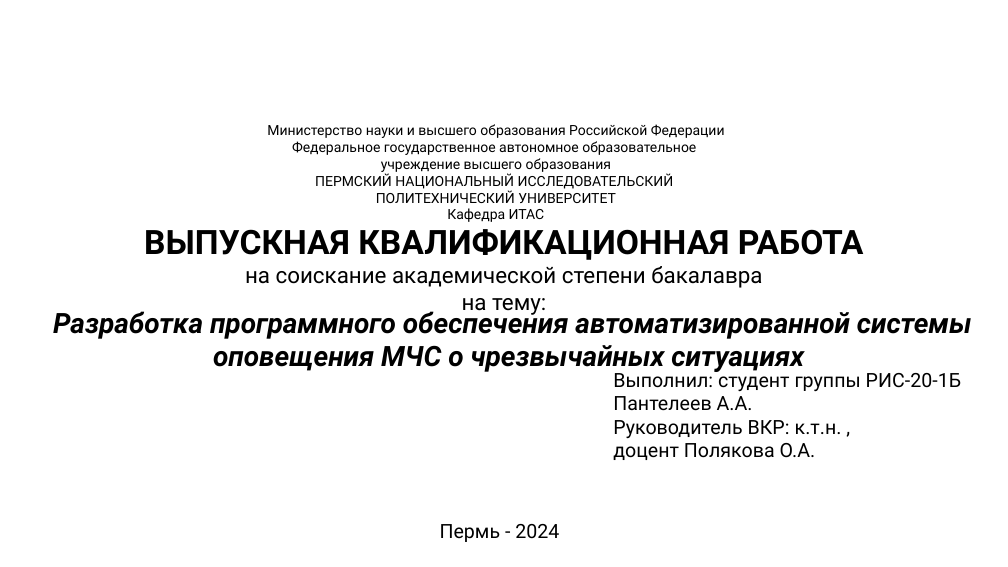
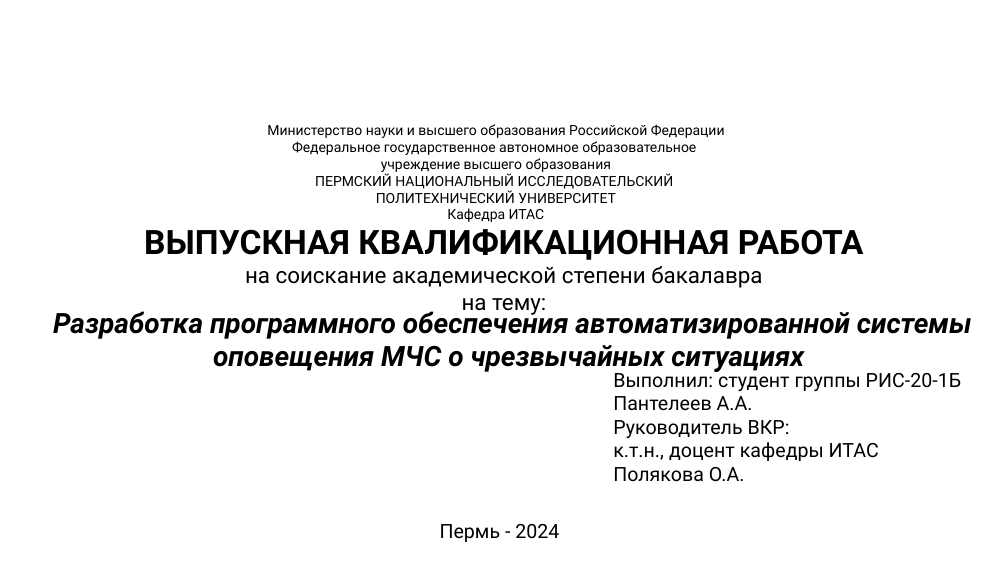
Before and after one commit to BRKot/DiplomGit, a slide deck: slide 1 of Пантелеевы Артём.pptx. Drawn at 1008x567 pixels with LibreOffice and Linux fonts; fonts in the diff are those of the drawing; background and template pictures are left out. Boxes give left, top, right and bottom in pixels: in the first picture for what was removed or moved away, otherwise in the second. Text is boxed around its words. In the diff, an @@ line names an element or a change of style, - is before the commit and + after.

```diff
--- a/Пантелеевы Артём.pptx
+++ b/Пантелеевы Артём.pptx
@@ subtitle at <box>613,420,879,482</box>: text changed @@
-Руководитель ВКР: к.т.н. ,
-доцент Полякова О.А.
+Руководитель ВКР:
+к.т.н., доцент кафедры ИТАС
+Полякова О.А.
```
Also in this commit, not shown: 15 other slides changed, 14 other files.
